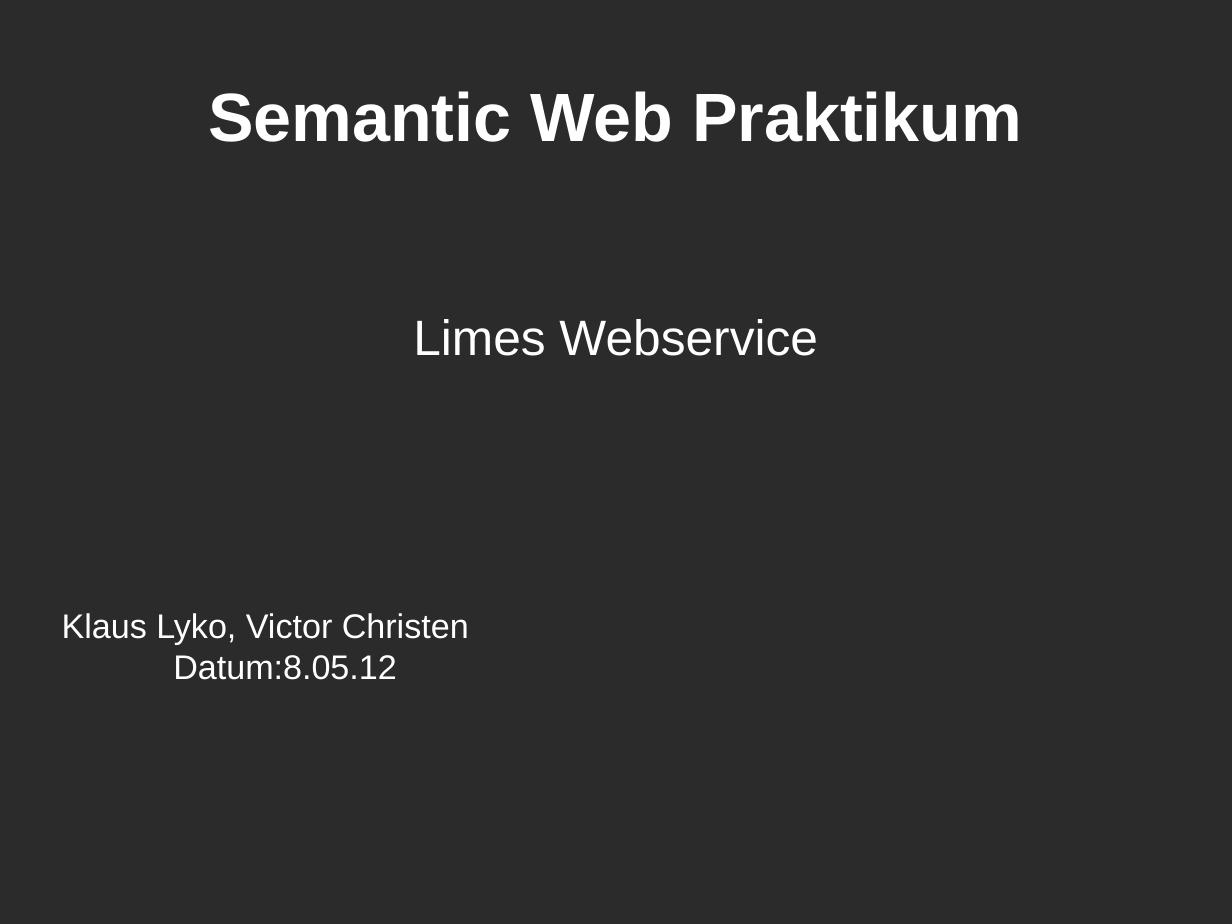
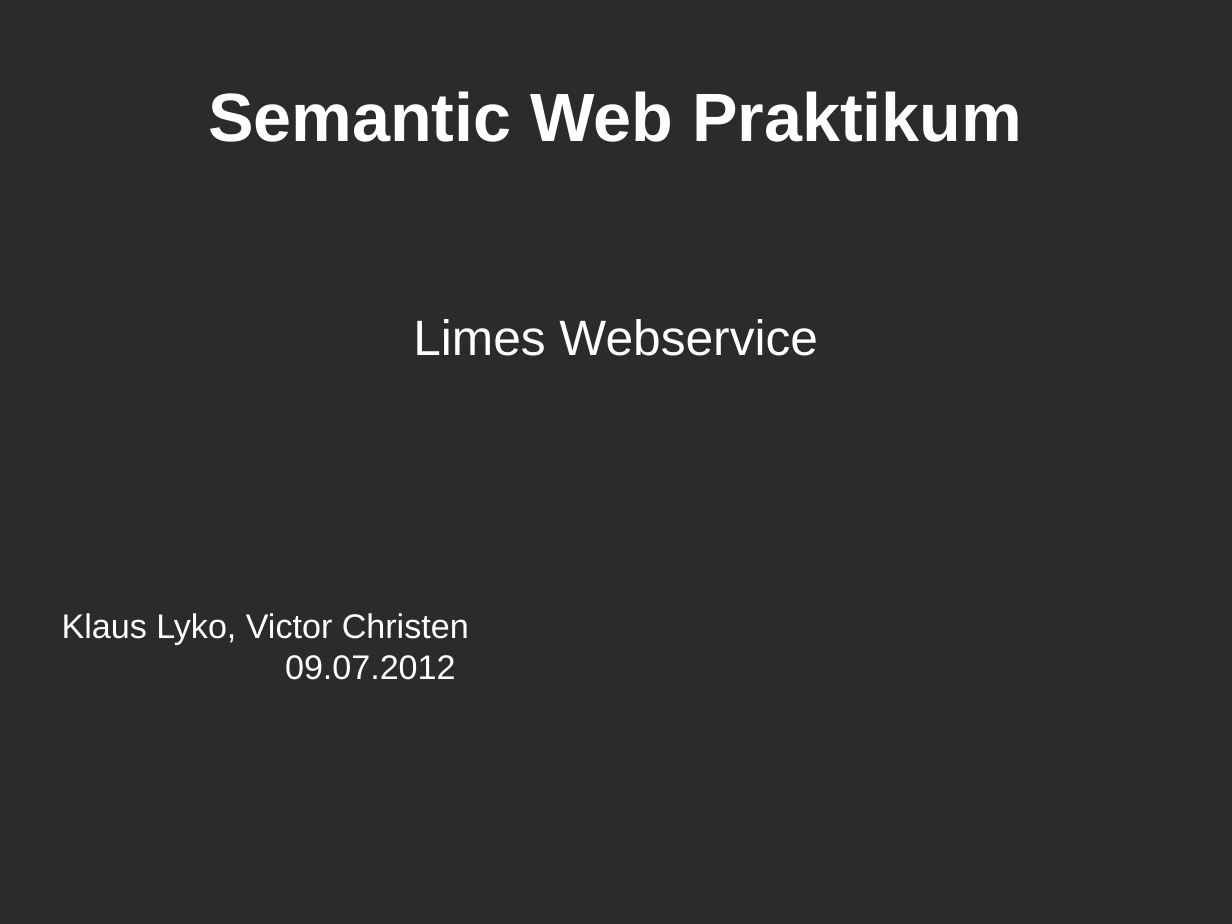
Before and after one commit to KLyko/LimesWebService, a slide deck: slide 1 of doc/overview_08-05-12/presentation.odp. Drawn at 1232x924 pixels with LibreOffice and Linux fonts; fonts in the diff are those of the drawing; background and template pictures are left out; a plain dark background stands for a picture behind light text. Boxes give left, top, right and bottom in pixels: in the first picture for what was removed or moved away, otherwise in the second. Text is boxed around its words. In the diff, an @@ line names an element or a change of style, - is before the commit and + after.

Commit message:
aktuelles Datum

```diff
--- a/doc/overview_08-05-12/presentation.odp
+++ b/doc/overview_08-05-12/presentation.odp
@@ subtitle at bbox=[62, 613, 469, 680]: text changed @@
-Klaus Lyko, Victor Christen Datum:8.05.12
+Klaus Lyko, Victor Christen 09.07.2012
```
